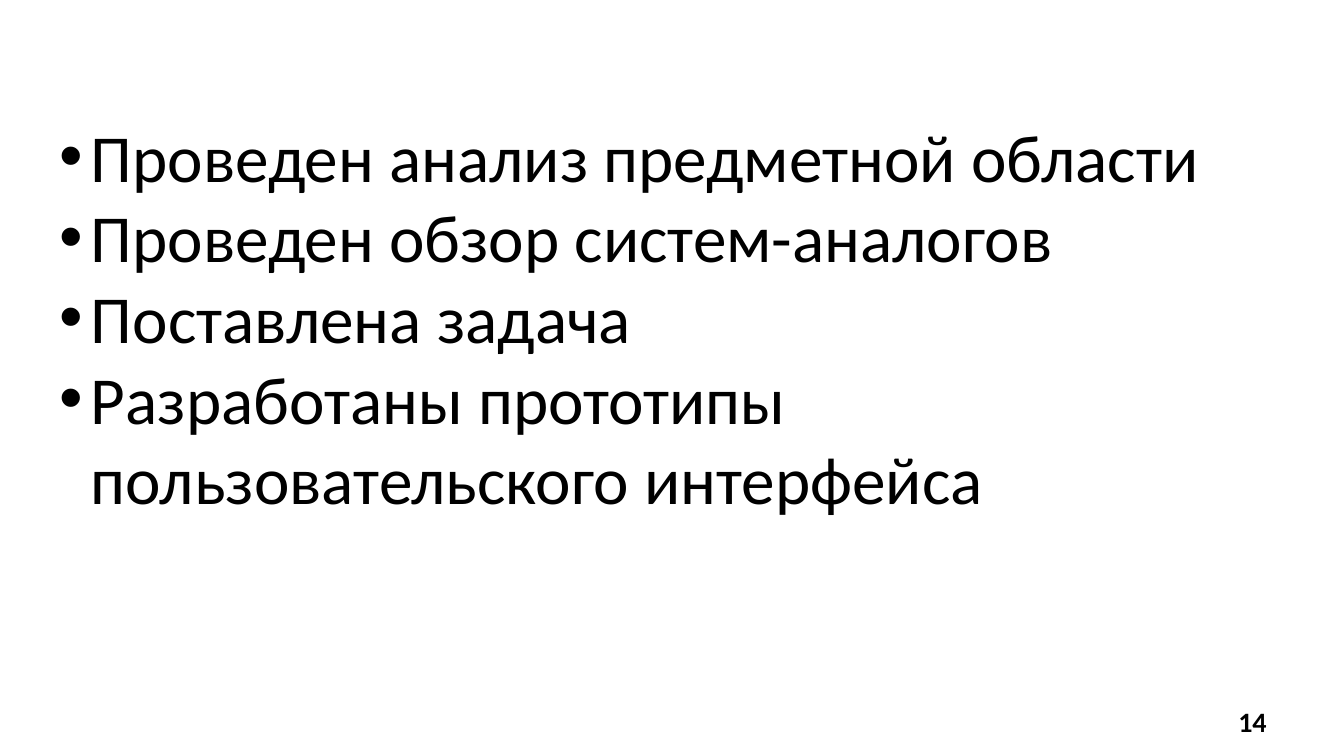
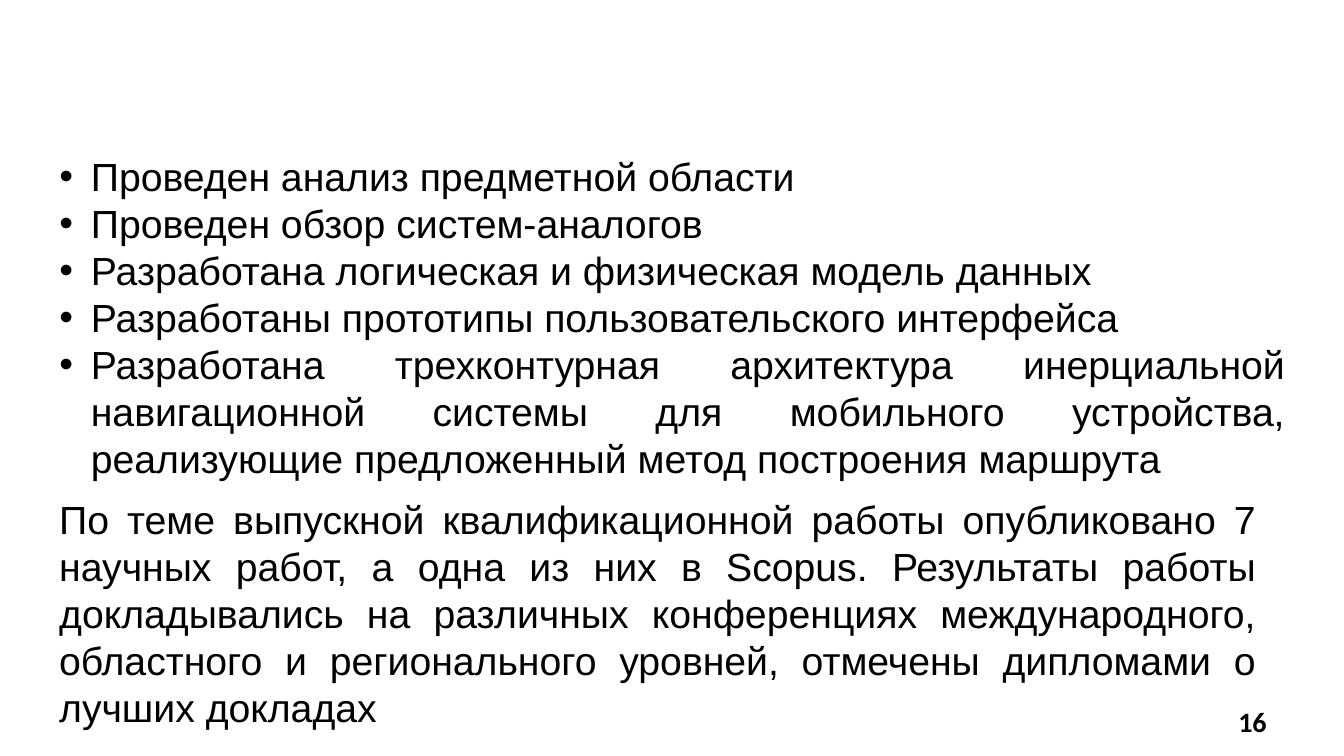
Before and after one commit to SonicRun/DiplomMaga, a slide deck: slide 16 of Mavlyutov_V_D_prezentatsia.pptx (slide 14 before the commit). Drawn at 1344x756 pixels with LibreOffice and Linux fonts; fonts in the diff are those of the drawing; background and template pictures are left out. Boxes give left, top, right and bottom in pixels: in the first picture for what was removed or moved away, otherwise in the second. Text is boxed around its words. In the diff, an @@ line names an element or a change of style, - is before the commit and + after.

```diff
--- a/Mavlyutov_V_D_prezentatsia.pptx
+++ b/Mavlyutov_V_D_prezentatsia.pptx
@@ text "Проведен анализ предметной области": place and size @@
-text "Проведен анализ предметной области" at bbox=[91, 136, 1198, 515]
+text "Проведен анализ предметной области" at bbox=[91, 162, 1285, 481]
@@ text at bbox=[91, 162, 1118, 340]: size 48 to 28 pt, font Calibri to Arial in "Проведен анализ предметной области", "Проведен обзор систем-аналогов", "Разработаны прототипы пользовательского интерфейса"; alignment left to justified @@
@@ text at bbox=[91, 256, 1092, 293]: text changed; size 48 to 28 pt; font Calibri to Arial @@
-• Поставлена задача
+• Разработана логическая и физическая модель данных
@@ text at bbox=[91, 350, 1285, 481]: paragraph added @@
+• Разработана трехконтурная архитектура инерциальной навигационной системы для мобильного устройства, реализующие предложенный метод построения маршрута
@@ text added at bbox=[59, 505, 1256, 730], 28 pt, text #000000 @@
+По теме выпускной квалификационной работы опубликовано 7 научных работ, а одна из них в Scopus. Результаты работы докладывались на различных конференциях международного, областного и регионального уровней, отмечены дипломами о лучших докладах
@@ page number at bbox=[1238, 713, 1266, 733]: text changed @@
-14
+16
```
Also in this commit, not shown: 8 other slides changed, 2 slides added, 1 other file.
